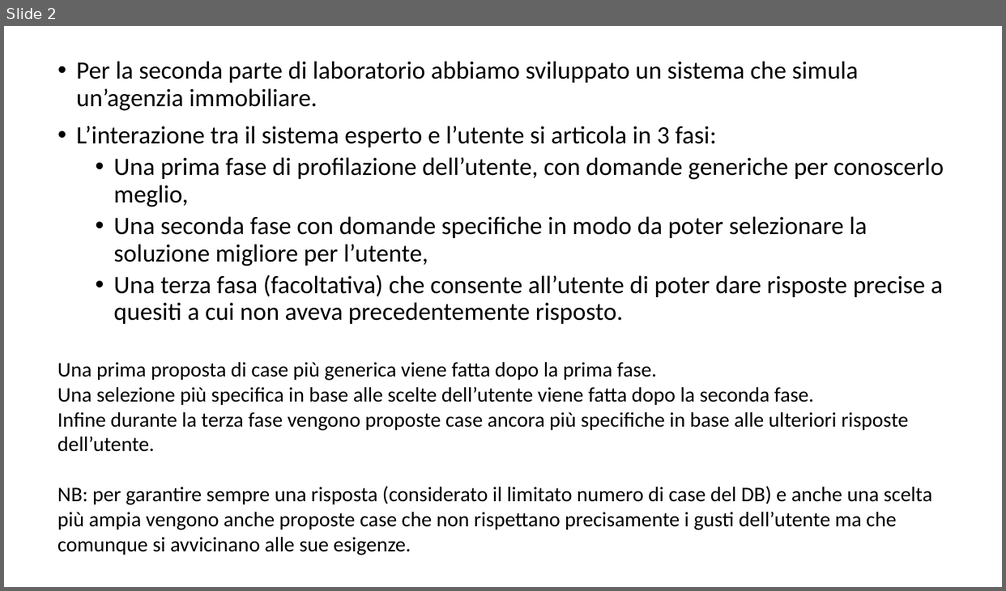
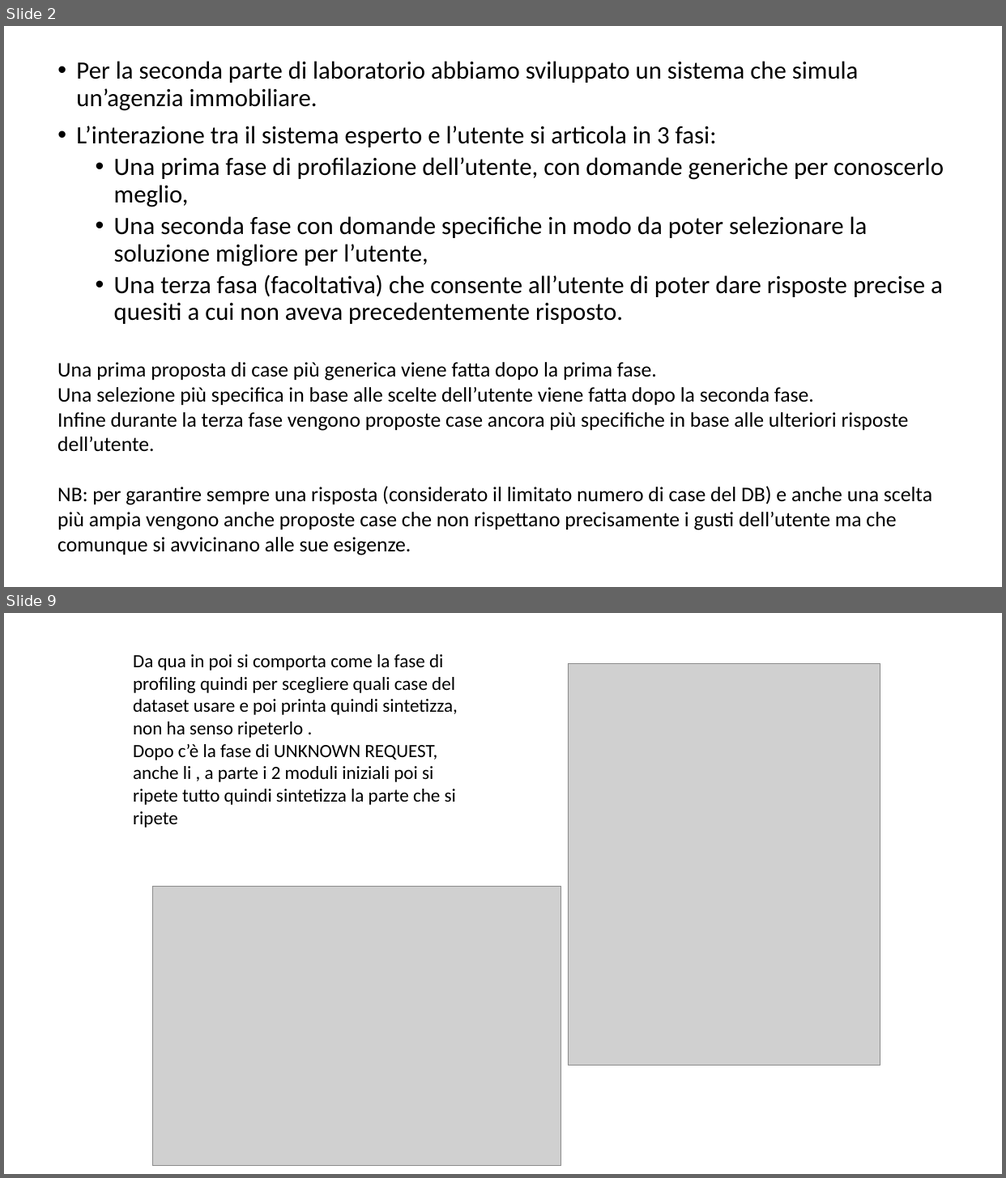
Before and after one commit to giargiapower/prolog-clingo-clips-soar, a slide deck: Presentazioni/Presentazione_Clips.pptx. Shown one above the other, each under a label of ours: slide 2 before the commit, slides 2 and 9 after it; the slides between them are not shown. The pictures are 1006x591 and 1006x1178 pixels, drawn with LibreOffice and Linux fonts; fonts in the diff are those of the drawing; grey boxes stand for pictures. Boxes give left, top, right and bottom in pixels: in the first picture for what was removed or moved away, otherwise in the second. Text is boxed around its words. In the diff, an @@ line names an element or a change of style, - is before the commit and + after.

```diff
--- a/Presentazioni/Presentazione_Clips.pptx
+++ b/Presentazioni/Presentazione_Clips.pptx
@@ slide 9 added at <box>4,613,1002,1174</box>, background #FFFFFF @@
@@ text added at <box>133,654,458,828</box>, 18 pt, text #000000 @@
+Da qua in poi si comporta come la fase di profiling quindi per scegliere quali case del dataset usare e poi printa quindi sintetizza, non ha senso ripeterlo .
+Dopo c’è la fase di UNKNOWN REQUEST, anche li , a parte i 2 moduli iniziali poi si ripete tutto quindi sintetizza la parte che si ripete
@@ picture added at <box>568,664,880,1066</box> @@
@@ picture added at <box>153,886,562,1166</box> @@
```
Also in this commit, not shown: 8 other slides added, 2 slides removed.
